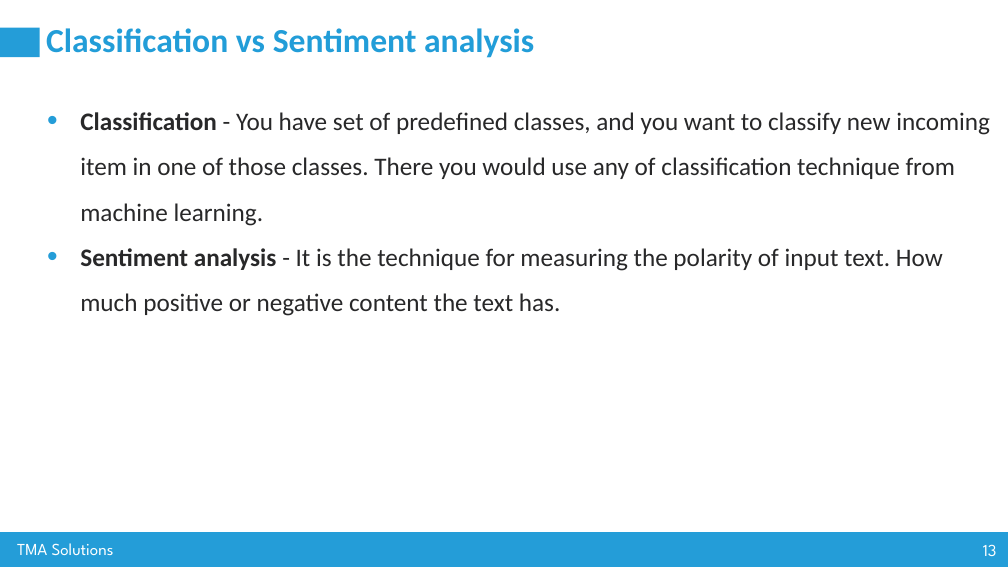
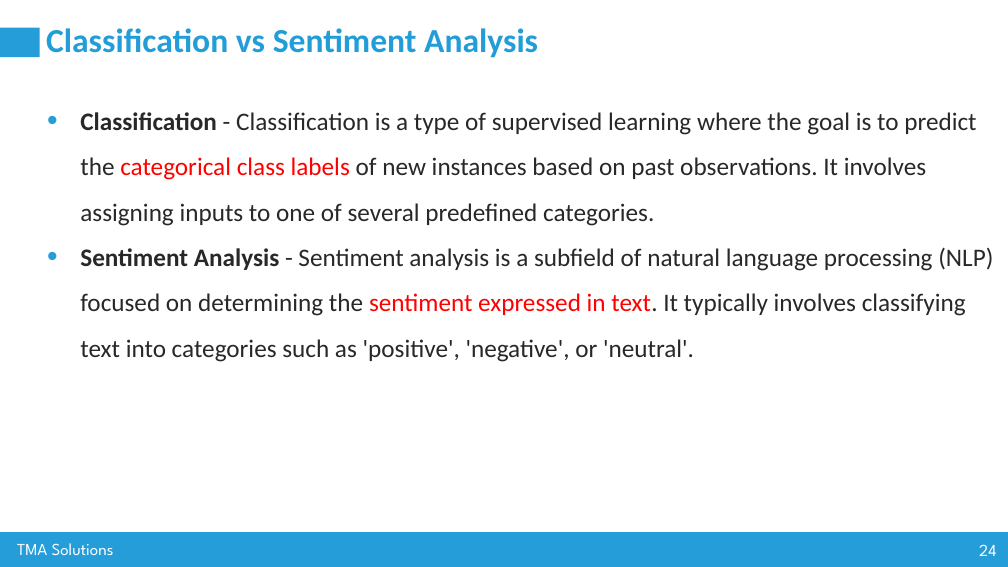
Before and after one commit to nguyenvanhuy0612/DL-1, a slide deck: slide 24 of Workshop-3_AI Advance Training_Group 80.pptx (slide 13 before the commit). Drawn at 1008x567 pixels with LibreOffice and Linux fonts; fonts in the diff are those of the drawing. Boxes give left, top, right and bottom in pixels: in the first picture for what was removed or moved away, otherwise in the second. Text is boxed around its words. In the diff, an @@ line names an element or a change of style, - is before the commit and + after.

```diff
--- a/Workshop-3_AI Advance Training_Group 80.pptx
+++ b/Workshop-3_AI Advance Training_Group 80.pptx
@@ title at (x1=46, y1=28, x2=538, y2=58): text changed @@
-Classification vs Sentiment analysis
+Classification vs Sentiment Analysis
@@ text at (x1=80, y1=112, x2=993, y2=362): text changed @@
-• Classification - You have set of predefined classes, and you want to classify new incoming item in one of those classes. There you would use any of classification technique from machine learning.
-• Sentiment analysis - It is the technique for measuring the polarity of input text. How much positive or negative content the text has.
+• Classification - Classification is a type of supervised learning where the goal is to predict the categorical class labels of new instances based on past observations. It involves assigning inputs to one of several predefined categories.
+• Sentiment Analysis - Sentiment analysis is a subfield of natural language processing (NLP) focused on determining the sentiment expressed in text. It typically involves classifying text into categories such as 'positive', 'negative', or 'neutral'.
@@ page number at (x1=979, y1=544, x2=996, y2=556): text changed @@
-13
+24
```
Also in this commit, not shown: 5 other slides changed, 13 slides added, 5 other files.
